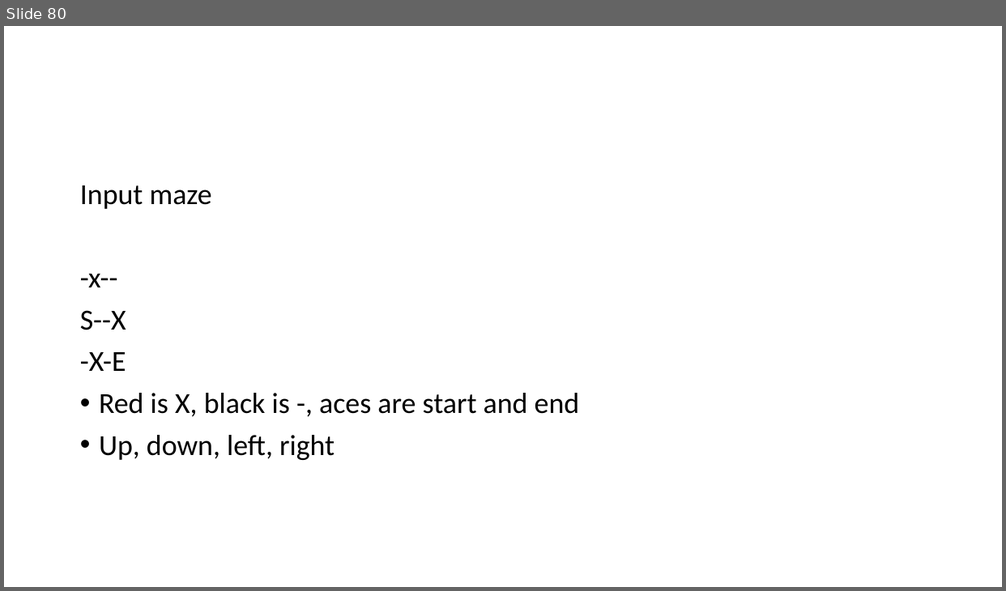
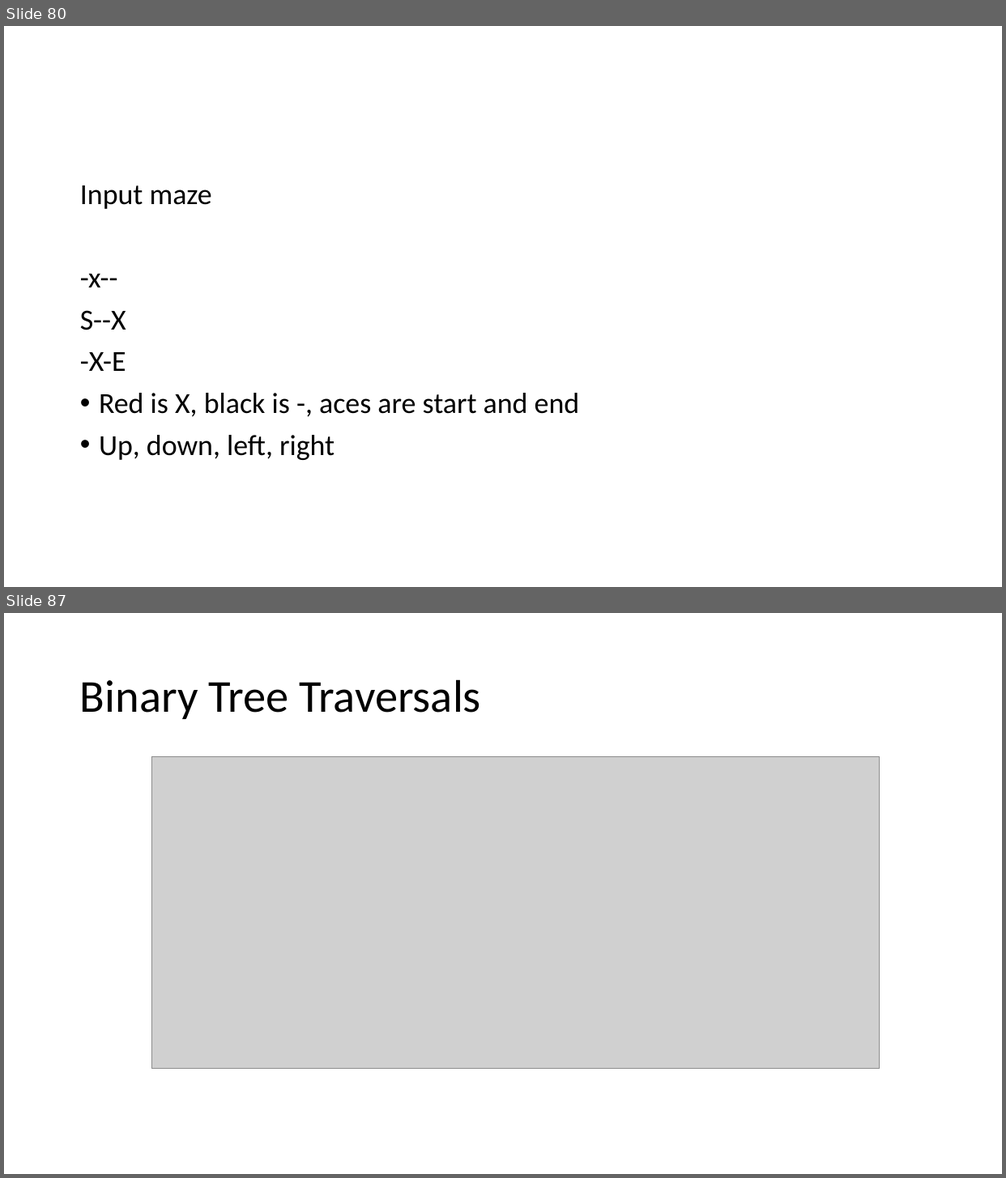
Before and after one commit to skalakm/232, a slide deck: notes.pptx. Shown one above the other, each under a label of ours: slide 80 before the commit, slides 80 and 87 after it; the slides between them are not shown. The pictures are 1006x591 and 1006x1178 pixels, drawn with LibreOffice and Linux fonts; fonts in the diff are those of the drawing; grey boxes stand for pictures. Boxes give left, top, right and bottom in pixels: in the first picture for what was removed or moved away, otherwise in the second. Text is boxed around its words. In the diff, an @@ line names an element or a change of style, - is before the commit and + after.

```diff
--- a/notes.pptx
+++ b/notes.pptx
@@ slide 87 added at bbox=[4, 613, 1002, 1174], background #FFFFFF @@
@@ title added at bbox=[80, 679, 481, 719], 44 pt, text #000000 @@
+Binary Tree Traversals
@@ picture added at bbox=[151, 756, 879, 1069] @@
```
Also in this commit, not shown: 6 other slides added.
